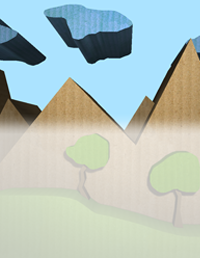
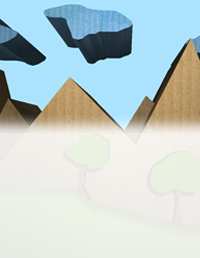
Before/after of a 200×258 layered artwork. What changed in the layer stack:
"Mask-Keep as Top Layer": opacity 70% → 88% over [left=0, top=116, right=200, bottom=258]
